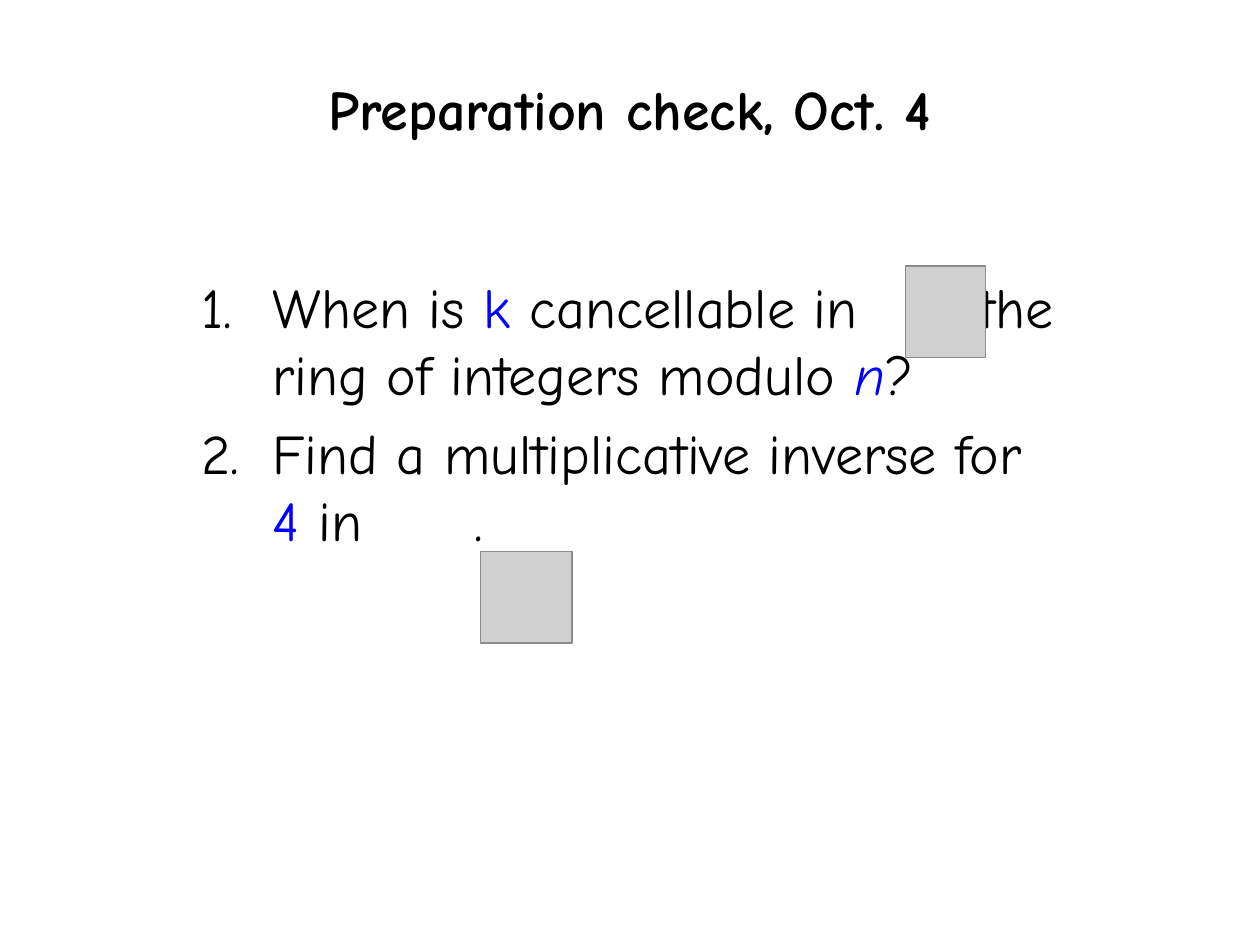
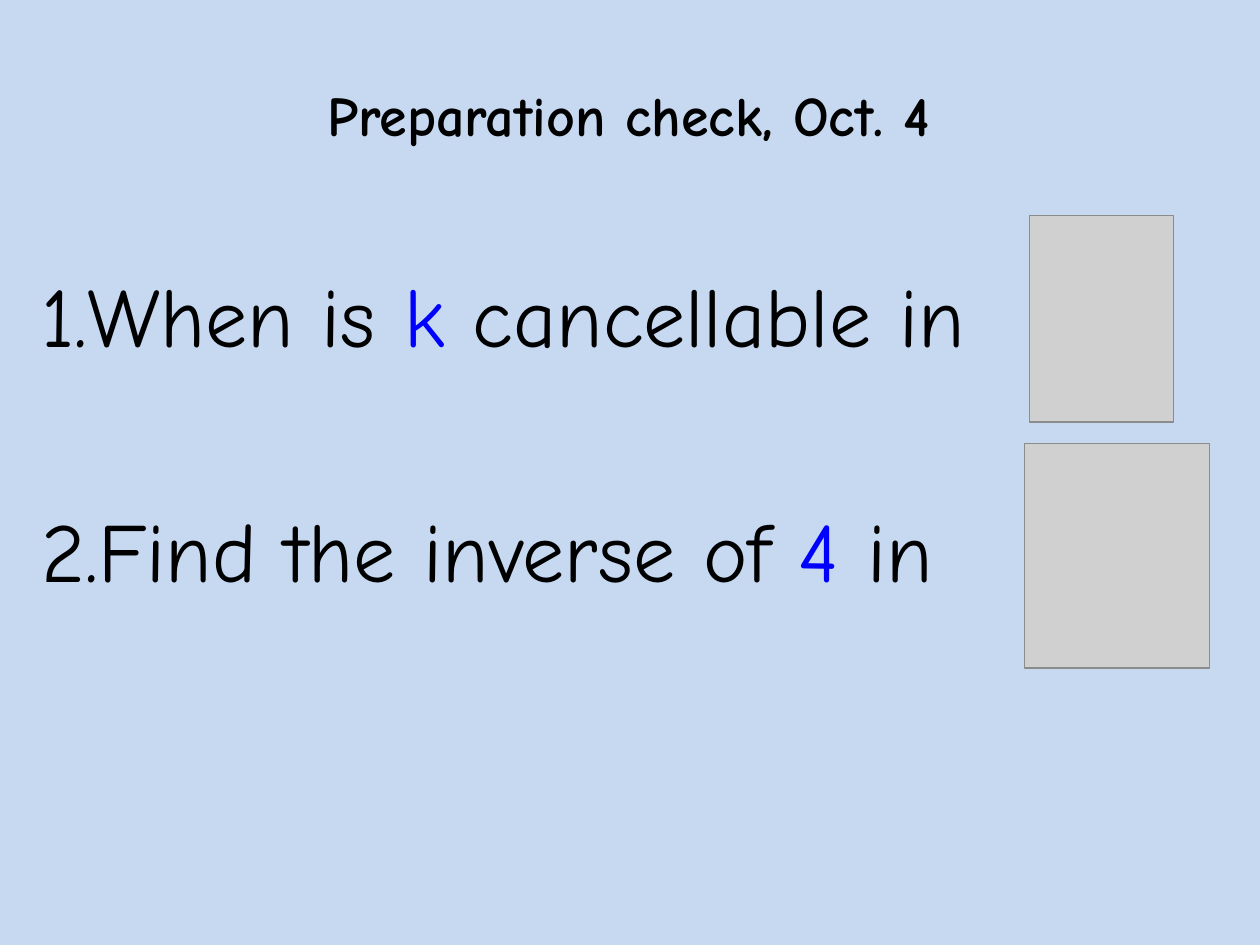
Before and after one commit to armeyer/mcs_web, a slide deck: slide 1 of fall13/slidesF13/prepcheck-oct4.pptx. Drawn at 1260x945 pixels with LibreOffice and Linux fonts; fonts in the diff are those of the drawing; grey boxes stand for pictures. Boxes give left, top, right and bottom in pixels: in the first picture for what was removed or moved away, otherwise in the second. Text is boxed around its words. In the diff, an @@ line names an element or a change of style, - is before the commit and + after.

```diff
--- a/fall13/slidesF13/prepcheck-oct4.pptx
+++ b/fall13/slidesF13/prepcheck-oct4.pptx
@@ background #FFFFFF to #C6D9F1 @@
@@ title "Preparation check, Oct. 4": place and size @@
-title "Preparation check, Oct. 4" at (329, 92, 930, 141)
+title "Preparation check, Oct. 4" at (328, 98, 930, 147)
@@ picture added at (1029, 215, 1173, 422) @@
@@ picture removed at (905, 266, 985, 358) @@
@@ subtitle at (41, 290, 965, 583): text changed; size 32 to 48 pt @@
-1. When is k cancellable in , the ring of integers modulo n?
-2. Find a multiplicative inverse for 4 in .
+1.When is k cancellable in ?
+2.Find the inverse of 4 in .
@@ picture added at (1024, 444, 1210, 668) @@
@@ picture removed at (480, 552, 572, 644) @@
```
